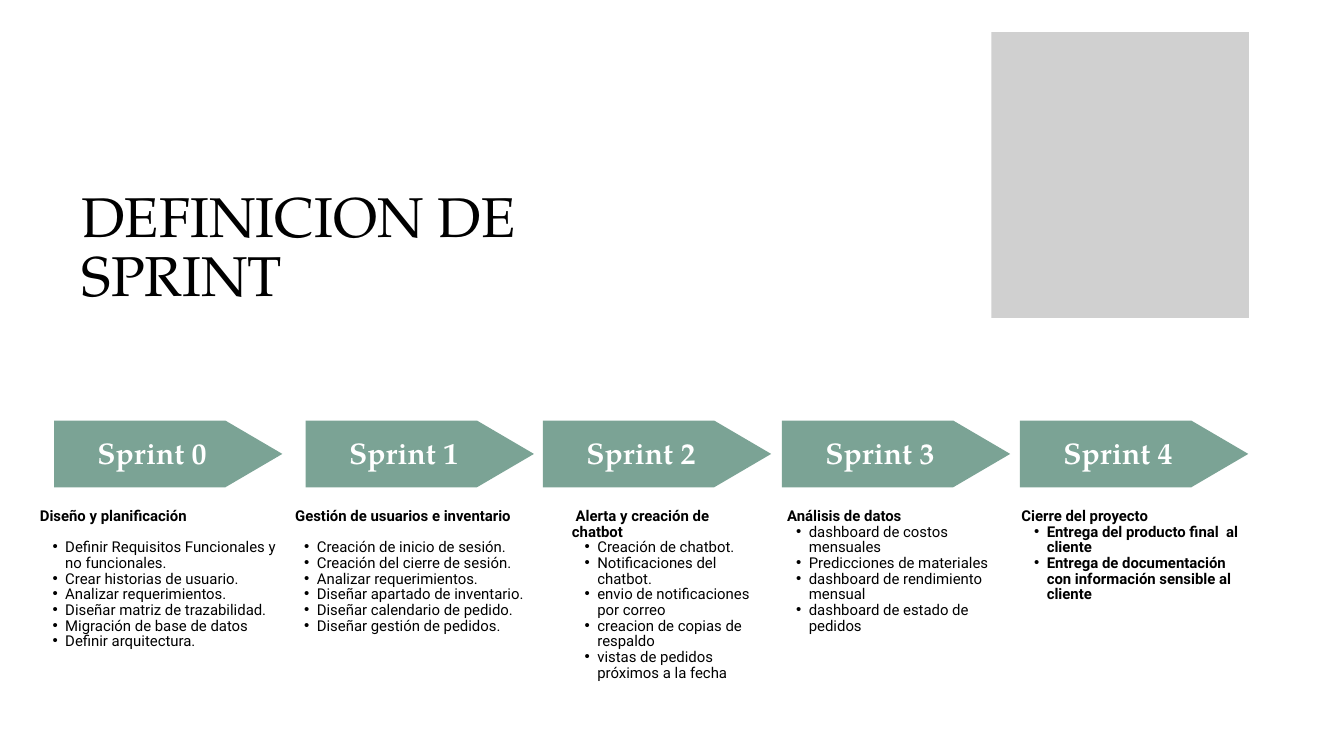
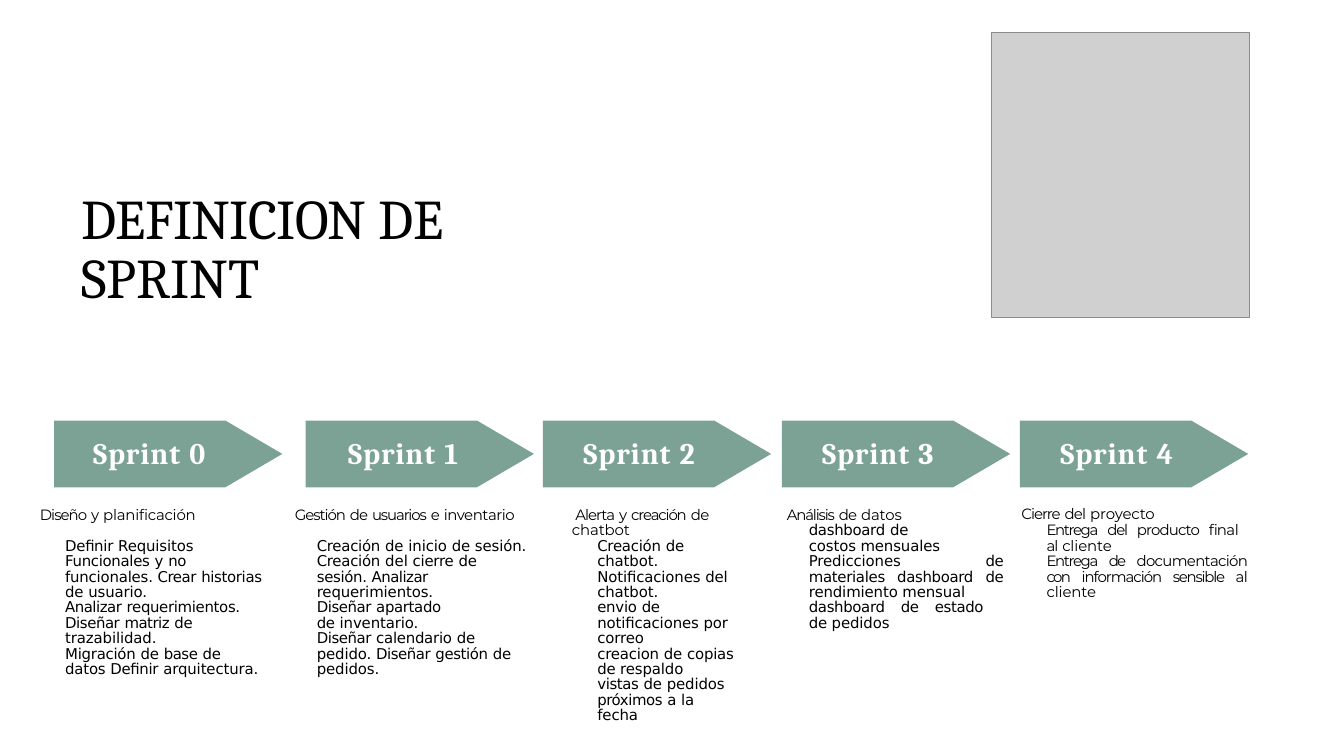
Before and after one commit to slashmagma/Proyecto_Optimisacion_MANANI-, a slide deck: slide 15 of fase 1/Evidencias_Grupales/Presentacíon Proyecto.pptx. Drawn at 1344x756 pixels with LibreOffice and Linux fonts; fonts in the diff are those of the drawing; grey boxes stand for pictures; background and template pictures are left out. Boxes give left, top, right and bottom in pixels: in the first picture for what was removed or moved away, otherwise in the second. Text is boxed around its words. In the diff, an @@ line names an element or a change of style, - is before the commit and + after.

```diff
--- a/fase 1/Evidencias_Grupales/Presentacíon Proyecto.pptx
+++ b/fase 1/Evidencias_Grupales/Presentacíon Proyecto.pptx
@@ title "DEFINICION DE SPRINT" at box(82, 201, 444, 299): font TeX Gyre Pagella to Cambria; letter spacing 0 to -0.8 pt in "DEFINICION"; letter spacing 0 to -0.3 pt in "DE"; letter spacing 0 to -0.1 pt in "SPRINT"; indent changed; more space between paragraphs @@
@@ fill #7BA395 to #7BA294; outline redrawn in 3 elements at box(306, 421, 534, 488), box(1020, 421, 1249, 488), box(54, 421, 282, 488) @@
@@ text "Sprint 0" at box(93, 443, 205, 470): font TeX Gyre Pagella to Cambria; letter spacing 0 to 0.9 pt in "Sprint"; letter spacing 0 to 0.8 pt in "0"; alignment centre to left; indent changed; line spacing 44.8pt to 1; more space between paragraphs; vertical alignment middle to top @@
@@ text "Sprint 1" at box(348, 443, 458, 470): font TeX Gyre Pagella to Cambria; letter spacing 0 to 0.9 pt in "Sprint"; letter spacing 0 to -6.6 pt in "1"; alignment centre to left; indent changed; line spacing 44.8pt to 1; more space between paragraphs; vertical alignment middle to top @@
@@ freeform shape added at box(543, 421, 771, 488), fill #7BA294 @@
@@ text "Sprint 2" at box(583, 443, 695, 470): font TeX Gyre Pagella to Cambria; letter spacing 0 to 0.9 pt in "Sprint"; letter spacing 0 to -0.8 pt in "2"; alignment centre to left; indent changed; line spacing 44.8pt to 1; more space between paragraphs; vertical alignment middle to top @@
@@ freeform shape: place and size @@
-freeform shape at box(543, 421, 771, 487)
+freeform shape at box(782, 421, 1011, 488)
@@ freeform shape at box(782, 421, 1011, 488): fill #7BA395 to #7BA294 @@
@@ freeform shape removed at box(782, 421, 1011, 487) @@
@@ text "Sprint 3" at box(822, 443, 933, 470): font TeX Gyre Pagella to Cambria; letter spacing 0 to 0.9 pt in "Sprint"; letter spacing 0 to -0.5 pt in "3"; alignment centre to left; indent changed; line spacing 44.8pt to 1; more space between paragraphs; vertical alignment middle to top @@
@@ text "Sprint 4" at box(1060, 443, 1174, 470): font TeX Gyre Pagella to Cambria; letter spacing 0 to 0.9 pt in "Sprint"; letter spacing 0 to -0.5 pt in "4"; alignment centre to left; indent changed; line spacing 44.8pt to 1; more space between paragraphs; vertical alignment middle to top @@
@@ text at box(40, 509, 196, 523): font Roboto to Montserrat, bold off in "Diseño y planificación"; letter spacing 0 to -1 pt in "Diseño"; letter spacing 0 to -0.7 pt in "y"; letter spacing 0 to -0.2 pt in "planificación"; indent changed; line spacing 16.8pt to 1; more space between paragraphs @@
@@ text at box(295, 509, 515, 629): font Roboto to Montserrat, bold off in "Gestión de usuarios e inventario"; letter spacing 0 to -1.1 pt in "Gestión"; letter spacing 0 to -0.9 pt, letter spacing 0 to -0.2 pt in "de"; letter spacing 0 to -1.2 pt in "usuarios"; letter spacing 0 to -1.4 pt in "e"; letter spacing 0 to -0.5 pt in "inventario", "Diseñar"; font Roboto to DejaVu Sans in "Diseñar apartado de inventario."; letter spacing 0 to -0.3 pt in "apartado"; letter spacing 0 to -0.1 pt in "inventario."; indent changed; line spacing 16.8pt to 1; more space between paragraphs; bullet • to none; list level 2 to 1 in "Diseñar apartado de inventario."; line spacing 16.8pt to 16.5pt @@
@@ text at box(572, 509, 734, 721): font Roboto to Montserrat, bold off in "Alerta y creación de chatbot"; letter spacing 0 to -1.1 pt in "Alerta"; letter spacing 0 to -0.7 pt in "y"; letter spacing 0 to -1.2 pt in "creación"; letter spacing 0 to -0.5 pt in "de", "próximos"; letter spacing 0 to -0.1 pt in "chatbot", "notificaciones correo", "respaldo", "pedidos fecha"; font Roboto to DejaVu Sans in "envio de notificaciones por correo", "creacion de copias de respaldo", "vistas de pedidos próximos a la fecha"; letter spacing 0 to -0.2 pt in "envio de por", "creacion de copias de", "de"; letter spacing 0 to -0.4 pt in "vistas"; letter spacing 0 to -0.8 pt in "a"; letter spacing 0 to -0.3 pt in "la"; indent changed; line spacing 16.8pt to 16.5pt; more space between paragraphs; bullet • to none; list level 2 to 1 in "envio de notificaciones por correo"; list level 2 to 1 in "creacion de copias de respaldo"; list level 2 to 1 in "vistas de pedidos próximos a ..." @@
@@ text at box(787, 509, 1004, 601): text changed; font Roboto to DejaVu Sans @@
-Análisis de datos
-  • dashboard de costos mensuales
-  • Predicciones de materiales
-  • dashboard de rendimiento mensual
+Análisis de datos dashboard de costos mensuales
+Predicciones de materiales dashboard de rendimiento mensual
@@ text "Cierre del proyecto" at box(1021, 508, 1248, 597): font Roboto to Montserrat, bold off; letter spacing 0 to -1.1 pt in "Cierre", "al", "información"; letter spacing 0 to -0.8 pt, letter spacing 0 to -1.2 pt in "del"; letter spacing 0 to -0.1 pt in "proyecto", "cliente", "cliente"; letter spacing 0 to -1.4 pt in "Entrega", "Entrega"; letter spacing 0 to -0.9 pt in "producto"; letter spacing 0 to -0.5 pt in "final"; letter spacing 0 to -1.9 pt in "de"; letter spacing 0 to -0.7 pt in "documentación"; letter spacing 0 to -1.8 pt in "con"; letter spacing 0 to -1.3 pt in "sensible"; letter spacing 0 to -0.6 pt in "al"; alignment left to justified; indent changed; line spacing 16.8pt to 17.9pt; more space between paragraphs; bullet • to none; list level 2 to 1 in "Entrega del producto final al ..."; line spacing 16.8pt to 16.5pt; list level 2 to 1 in "Entrega de documentación con información ..." @@
@@ text at box(65, 539, 262, 675): text changed; font Roboto to DejaVu Sans @@
-  • Definir Requisitos Funcionales y no funcionales.
-  • Crear historias de usuario.
-  • Analizar requerimientos.
-  • Diseñar matriz de trazabilidad.
-  • Migración de base de datos
-  • Definir arquitectura.
+Definir Requisitos Funcionales y no funcionales. Crear historias de usuario.
+Analizar requerimientos. Diseñar matriz de trazabilidad.
+Migración de base de datos Definir arquitectura.
@@ text at box(317, 539, 526, 601): text changed; font Roboto to DejaVu Sans @@
-  • Creación de inicio de sesión.
-  • Creación del cierre de sesión.
-  • Analizar requerimientos.
+Creación de inicio de sesión. Creación del cierre de sesión. Analizar requerimientos.
@@ text at box(597, 539, 727, 601): text changed; font Roboto to DejaVu Sans @@
-  • Creación de chatbot.
-  • Notificaciones del chatbot.
+Creación de chatbot. Notificaciones del chatbot.
@@ text at box(809, 600, 984, 631): font Roboto to DejaVu Sans in "dashboard de estado de pedidos"; letter spacing 0 to -0.3 pt in "dashboard estado"; letter spacing 0 to -0.6 pt, letter spacing 0 to -0.2 pt in "de"; letter spacing 0 to -0.1 pt in "pedidos"; alignment left to justified; bullet • to none; list level 2 to 1 in "dashboard de estado de pedidos"; line spacing 16.8pt to 16.5pt @@
@@ text at box(317, 631, 511, 677): text changed; font Roboto to DejaVu Sans @@
-  • Diseñar calendario de pedido.
-  • Diseñar gestión de pedidos.
+Diseñar calendario de pedido. Diseñar gestión de pedidos.
```
Also in this commit, not shown: 19 other slides changed.
